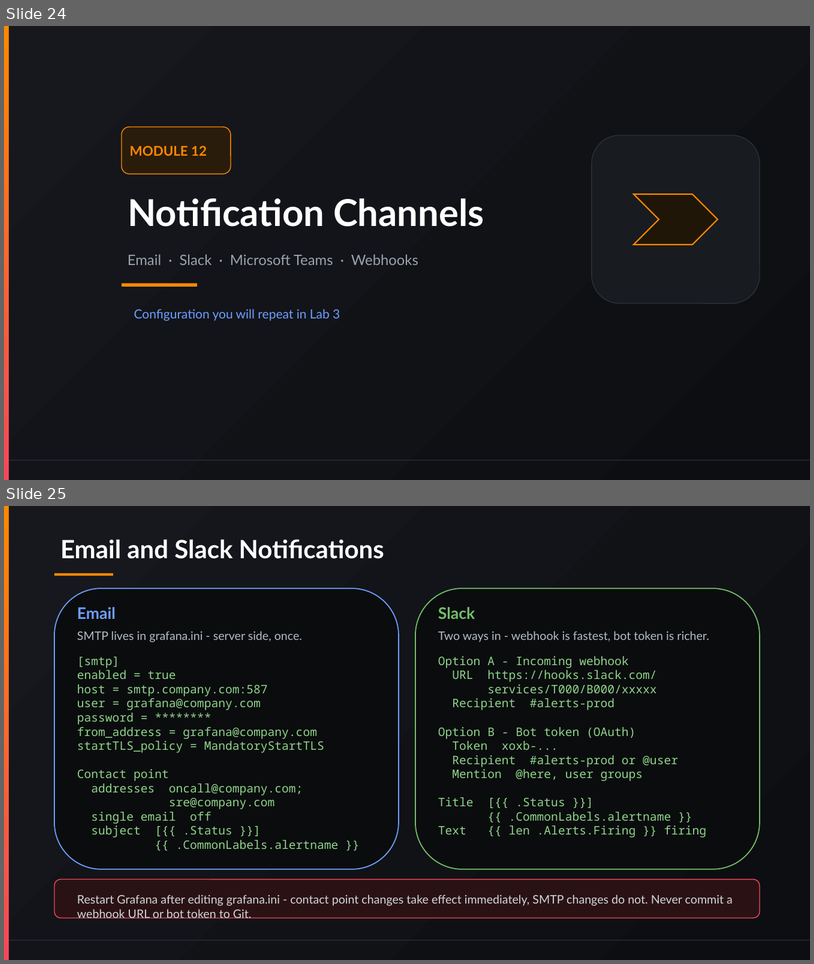
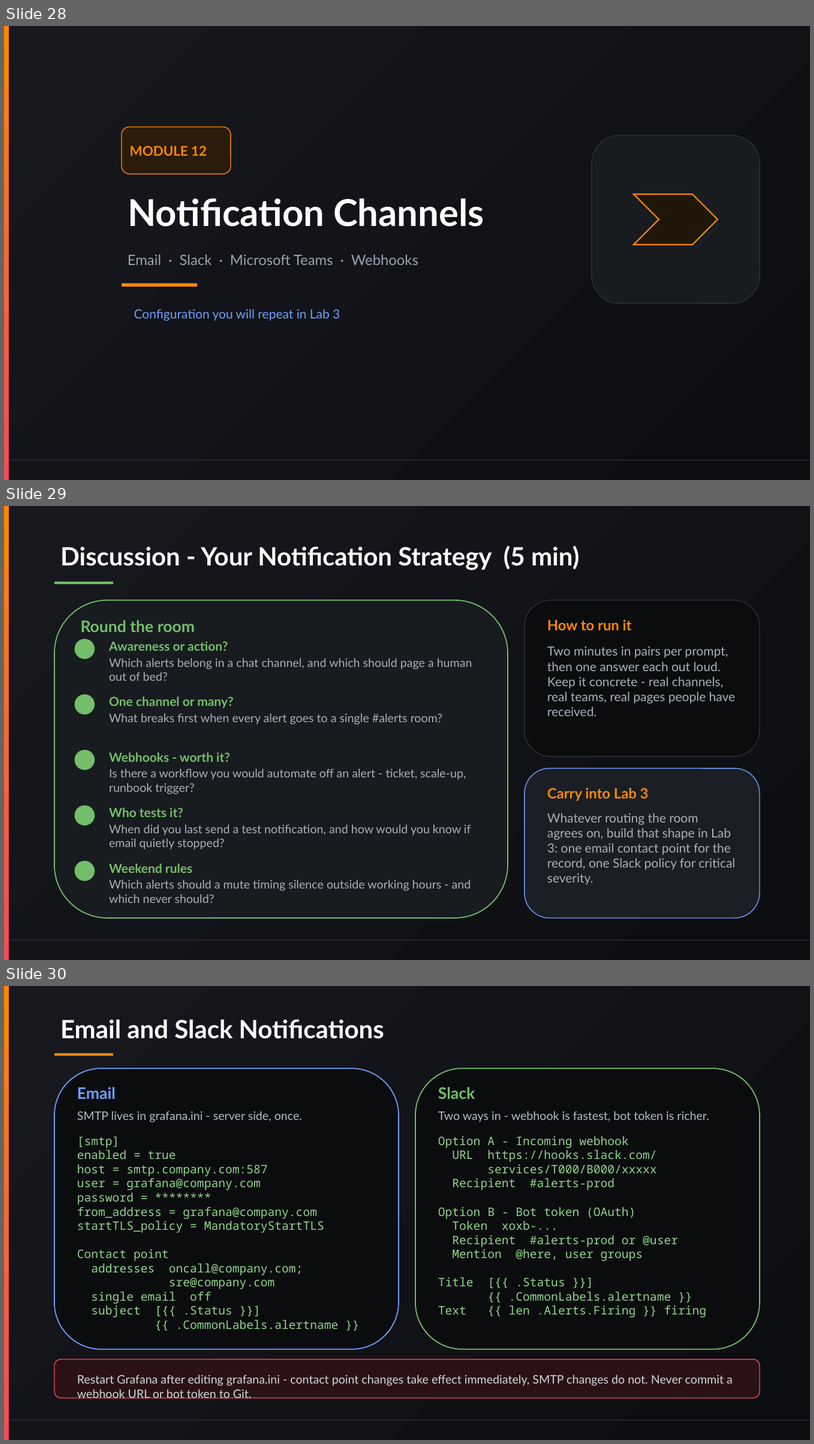
Before and after one commit to vikash-verma-profile/garfana-August-2026, a slide deck: Day-3/Day-3.pptx. Shown one above the other, each under a label of ours: slides 24 and 25 before the commit, slides 28, 29 and 30 after it. The pictures are 814x964 and 814x1444 pixels, drawn with LibreOffice and Linux fonts; fonts in the diff are those of the drawing. Boxes give left, top, right and bottom in pixels: in the first picture for what was removed or moved away, otherwise in the second. Text is boxed around its words. In the diff, an @@ line names an element or a change of style, - is before the commit and + after.

```diff
--- a/Day-3/Day-3.pptx
+++ b/Day-3/Day-3.pptx
@@ slide 29 added at [4,506,810,960], background gradient #16181D to #0D0E12; not listed: 2 template elements that a slide beside it also shows @@
@@ title added at [60,546,579,570], 30 pt, text #FFFFFF, bold @@
+Discussion - Your Notification Strategy (5 min)
@@ rectangle added at [54,582,113,584], fill #73BF69 @@
@@ rounded rectangle added at [54,600,508,918], fill #181B1F, outline #73BF69 1.25 pt @@
@@ rounded rectangle added at [525,600,760,756], fill #0B0C0E, outline #2C3038 1 pt @@
@@ text added at [81,620,195,632], 19 pt, text #73BF69, bold @@
+Round the room
@@ text added at [548,619,632,630], 17 pt, text #FF8800, bold @@
+How to run it
@@ ellipse added at [75,639,95,658], fill #73BF69, 14 pt, text #111217, bold @@
+1
@@ text added at [109,641,473,681], 14 pt, text #A8B0BA @@
+Awareness or action?
+Which alerts belong in a chat channel, and which should page a human out of bed?
@@ text added at [548,646,736,716], 15 pt, text #A8B0BA @@
+Two minutes in pairs per prompt, then one answer each out loud. Keep it concrete - real channels, real teams, real pages people have received.
@@ ellipse added at [75,694,95,714], fill #73BF69, 14 pt, text #111217, bold @@
+2
@@ text added at [109,696,443,724], 14 pt, text #A8B0BA @@
+One channel or many?
+What breaks first when every alert goes to a single #alerts room?
@@ ellipse added at [75,750,95,770], fill #73BF69, 14 pt, text #111217, bold @@
+3
@@ text added at [109,752,466,794], 14 pt, text #A8B0BA @@
+Webhooks - worth it?
+Is there a workflow you would automate off an alert - ticket, scale-up, runbook trigger?
@@ rounded rectangle added at [525,768,760,918], fill #1B1E24, outline #6E9FFF 1 pt @@
@@ text added at [548,787,649,801], 17 pt, text #FF8800, bold @@
+Carry into Lab 3
@@ ellipse added at [75,805,95,825], fill #73BF69, 14 pt, text #111217, bold @@
+4
@@ text added at [109,807,471,849], 14 pt, text #A8B0BA @@
+Who tests it?
+When did you last send a test notification, and how would you know if email quietly stopped?
@@ text added at [548,813,735,885], 15 pt, text #A8B0BA @@
+Whatever routing the room agrees on, build that shape in Lab 3: one email contact point for the record, one Slack policy for critical severity.
@@ ellipse added at [75,861,95,880], fill #73BF69, 14 pt, text #111217, bold @@
+5
@@ text added at [109,863,471,903], 14 pt, text #A8B0BA @@
+Weekend rules
+Which alerts should a mute timing silence outside working hours - and which never should?
@@ what was slide 24 is now slide 28 @@
@@ what was slide 25 is now slide 30 @@
```
Also in this commit, not shown: 5 other slides added, 24 other files.
